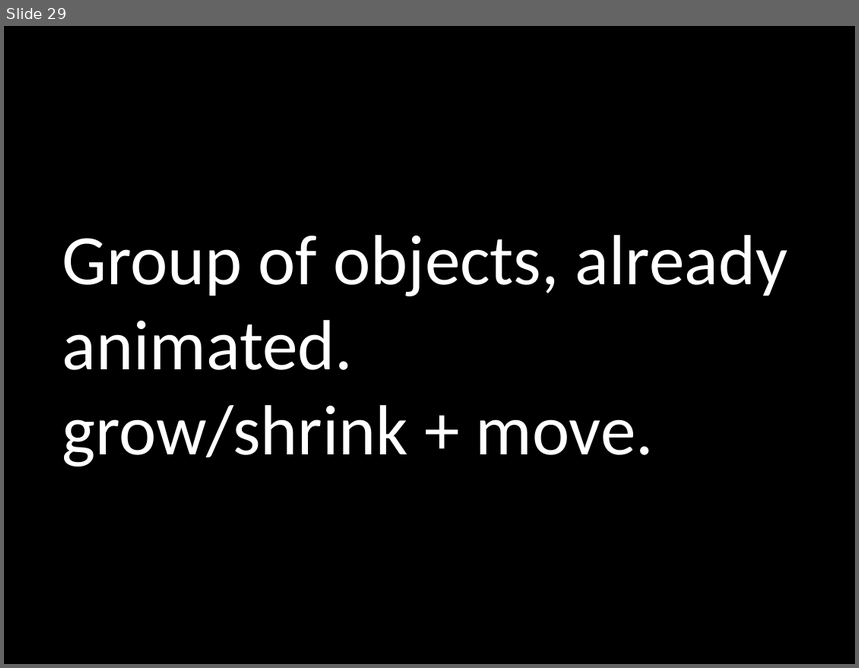
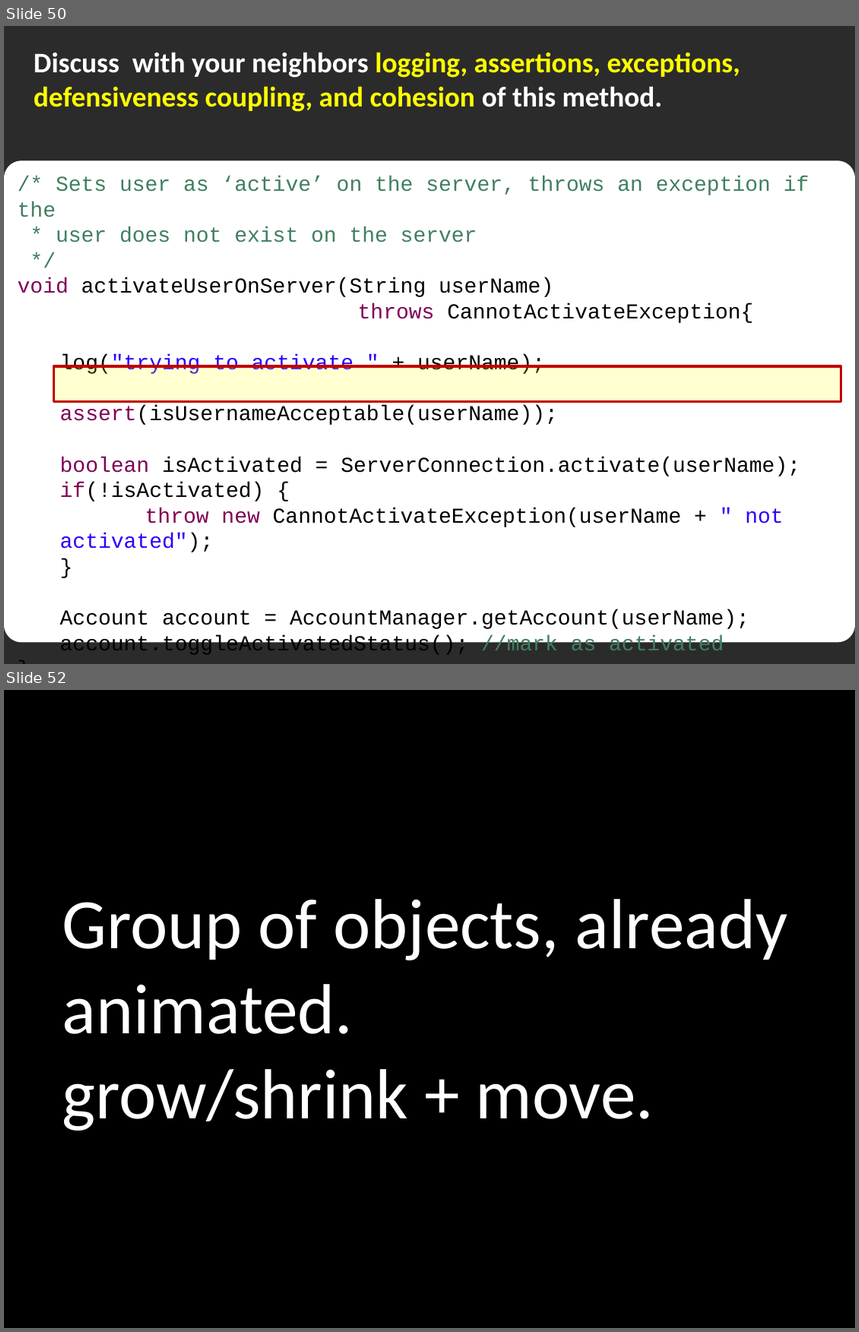
Before and after one commit to PowerPointLabs/PowerPointLabs, a slide deck: doc/Test scenarios.pptx. Shown one above the other, each under a label of ours: slide 29 before the commit, slides 50 and 52 after it; the slides between them are not shown. The pictures are 859x668 and 859x1332 pixels, drawn with LibreOffice and Linux fonts; fonts in the diff are those of the drawing; background and template pictures are left out; a plain dark background stands for a picture behind light text. Boxes give left, top, right and bottom in pixels: in the first picture for what was removed or moved away, otherwise in the second. Text is boxed around its words. In the diff, an @@ line names an element or a change of style, - is before the commit and + after.

```diff
--- a/doc/Test scenarios.pptx
+++ b/doc/Test scenarios.pptx
@@ slide 50 added at [4,26,855,664], background picture (left out) @@
@@ text added at [34,52,740,112], 24 pt, text #FFFF00, bold @@
+Discuss with your neighbors logging, assertions, exceptions, defensiveness coupling, and cohesion of this method.
@@ rounded rectangle added at [4,161,855,642], fill #FFFFFF, 18 pt, text #000000 @@
+/* Sets user as ‘active’ on the server, throws an exception if the
+* user does not exist on the server
+*/
+void activateUserOnServer(String userName)
+throws CannotActivateException{
+  log("trying to activate " + userName);
+  assert(isUsernameAcceptable(userName));
+  boolean isActivated = ServerConnection.activate(userName);
+  if(!isActivated) {
+  throw new CannotActivateException(userName + " not activated");
+  }
+  Account account = AccountManager.getAccount(userName);
+  account.toggleActivatedStatus(); //mark as activated
+}
@@ rectangle added at [53,366,841,402], fill #FFFF00 at 19% opacity, outline #C00000 2 pt @@
@@ what was slide 29 is now slide 52 @@
```
Also in this commit, not shown: 1 slide changed, 42 other slides added, 2 slides removed, 7 other files.
